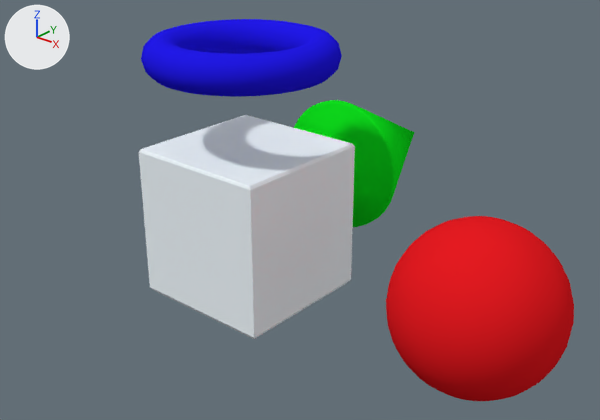
A saved change to the Blender file IcData/IcDemo/MixShapes/MixShapes.blend.
Before and after are seen from a 50 mm camera at (7.22, -7.39, 5.75) aimed at (1.0, -0.11, 1.52). Lighting does not change. The marker at upper left points along +X, +Y and +Z.
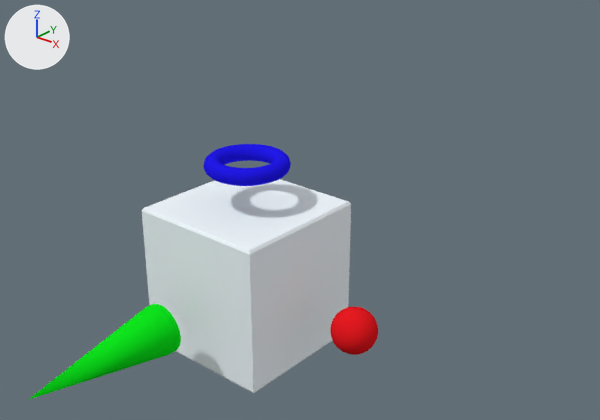
Pixel boxes [x1, y1, x2, y2] of what changed, in the pictures (600 x 420 px):
```json
{"object": "Cube", "change": "moved", "before": [139, 115, 355, 339], "after": [142, 179, 351, 393]}
{"object": "Sphere", "change": "moved, rescaled", "before": [386, 216, 574, 401], "after": [330, 307, 378, 355], "on screen": "74% narrower, 74% shorter"}
{"object": "Torus", "change": "moved, rescaled", "before": [141, 19, 342, 97], "after": [203, 144, 291, 186], "on screen": "56% narrower, 46% shorter"}
{"object": "Cone", "change": "moved, turned, rescaled", "before": [294, 100, 414, 227], "after": [28, 304, 181, 400]}
```

Scene script edits in JSON lines:
```json
{"op": "set", "path": "ob_torus.location", "old": "(-0.06, 0.01, 3.31)", "new": "(-0.01, 0.0, 1.86)"}
{"op": "set", "path": "ob_torus.scale", "old": "(1.0, 1.0, 1.0)", "new": "(0.46, 0.46, 0.46)"}
{"op": "set", "path": "ob_cone.location", "old": "(-0.11, 3.2, 1.2)", "new": "(-0.11, -2.58, 0.01)"}
{"op": "set", "path": "ob_cone.rotation_euler", "old": "(-1.571, 0.0, 0.0)", "new": "(-1.571, 0.0, -3.142)", "note": "degrees (-90, 0, 0) -> degrees (-90, 0, -180)"}
{"op": "set", "path": "ob_cone.scale", "old": "(1.0, 1.0, 1.0)", "new": "(0.337, 0.337, 0.95)"}
{"op": "set", "path": "ob_sphere.location", "old": "(3.57, -0.13, 1.1)", "new": "(1.81, 0.01, 0.03)"}
{"op": "set", "path": "ob_sphere.scale", "old": "(1.0, 1.0, 1.0)", "new": "(0.306, 0.306, 0.306)"}
{"op": "set", "path": "ob_cube.location", "old": "(0.0, 0.0, 1.07)", "new": "(-0.02, -0.01, 0.23)"}
```
